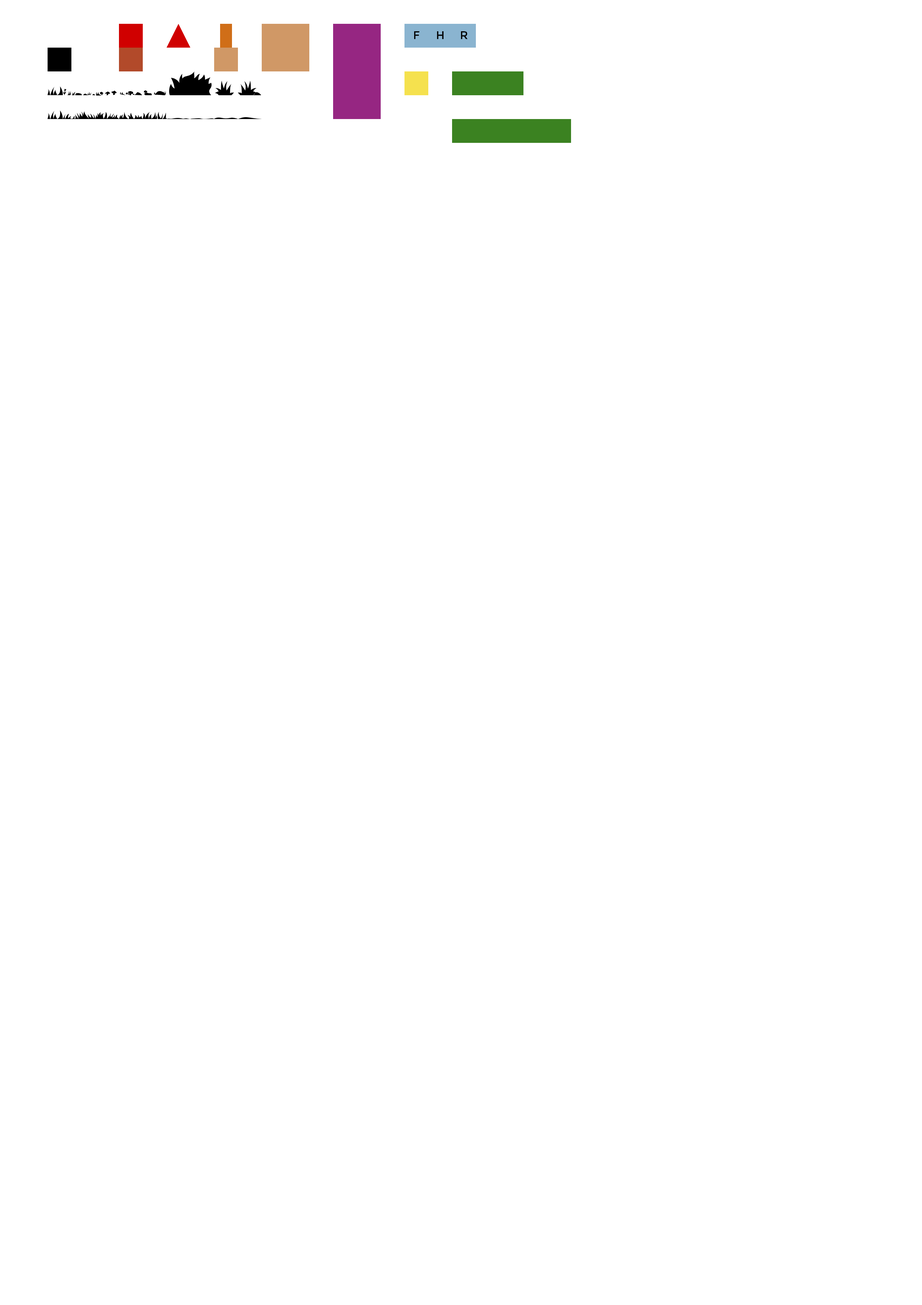
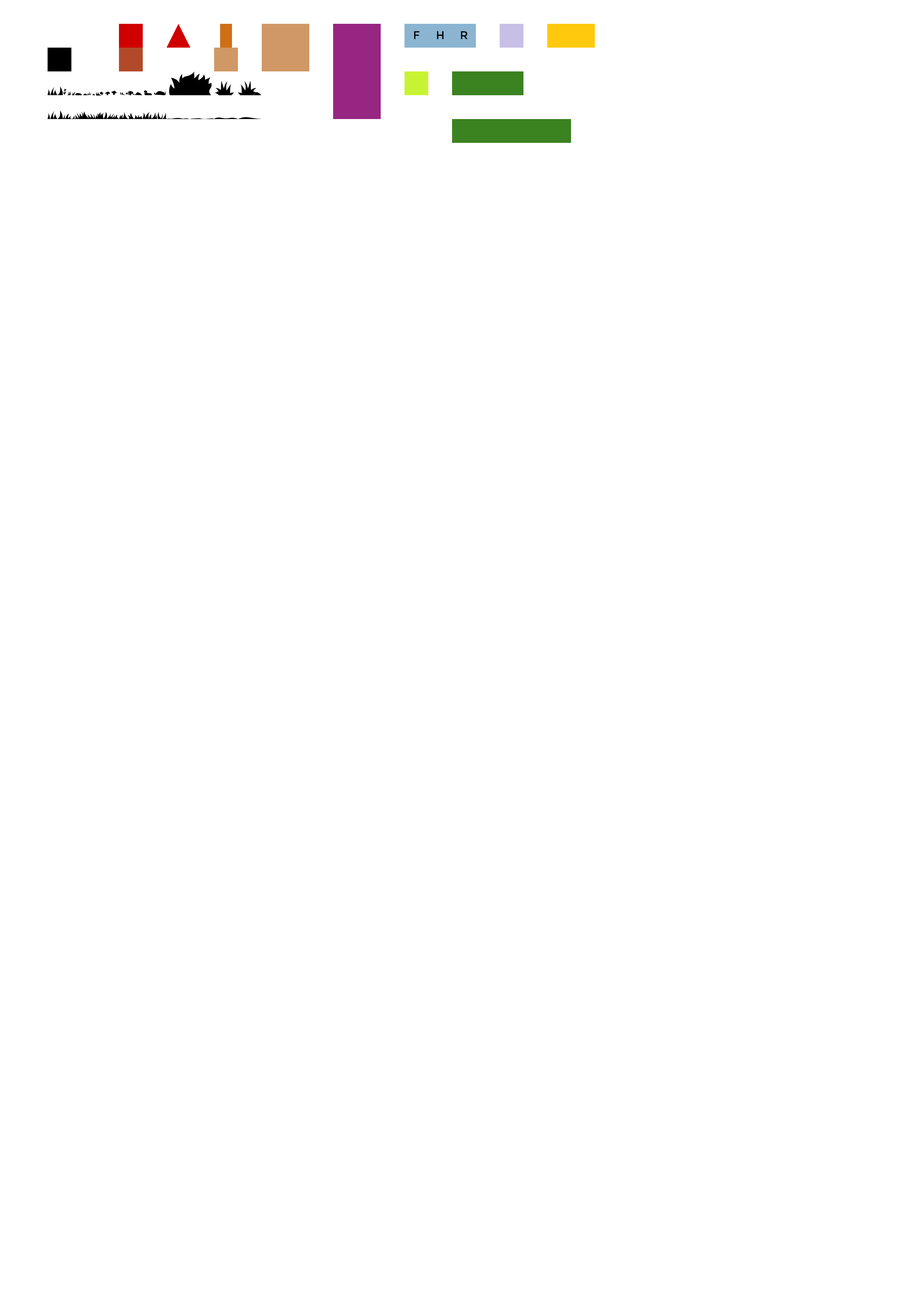
Revision of a layered 922px x 1305px image; what changed, layer by layer:
removed layer "Rectangle 5" over box(404, 71, 429, 96)
added layer "movingPlat" above "cure" over box(547, 23, 596, 48)
added layer "cure" above "ravenPlatOff" over box(404, 71, 429, 96)
added layer "ravenPlatOff" above "Rectangle 7" over box(499, 23, 524, 48)
